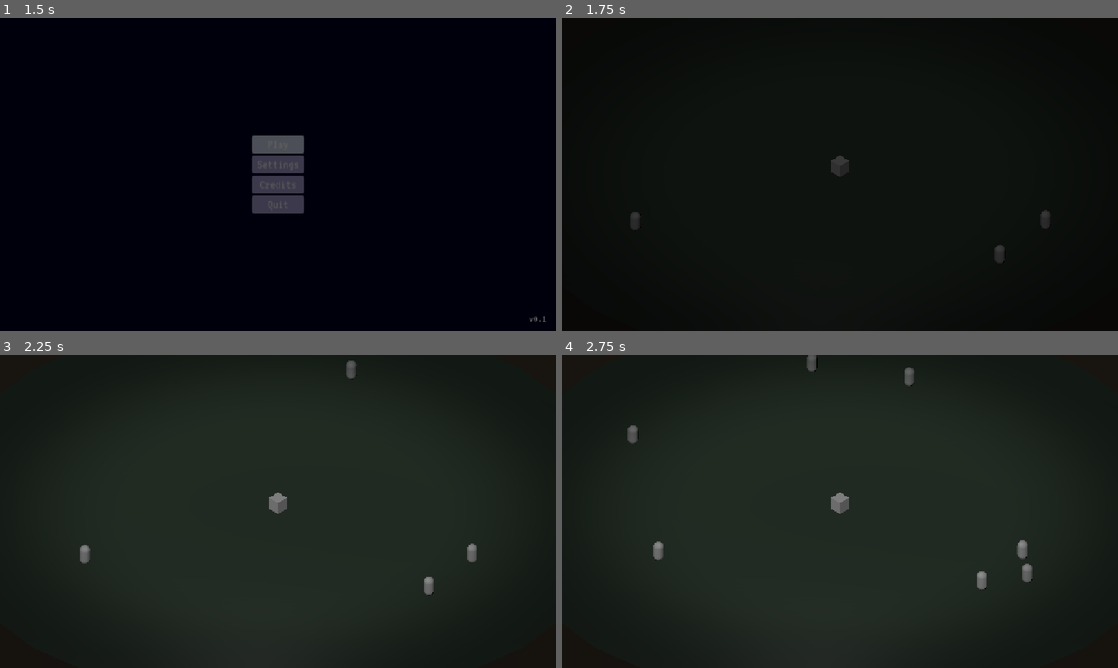
Above: before the commit, frames 1-4 (two rows, left to right).
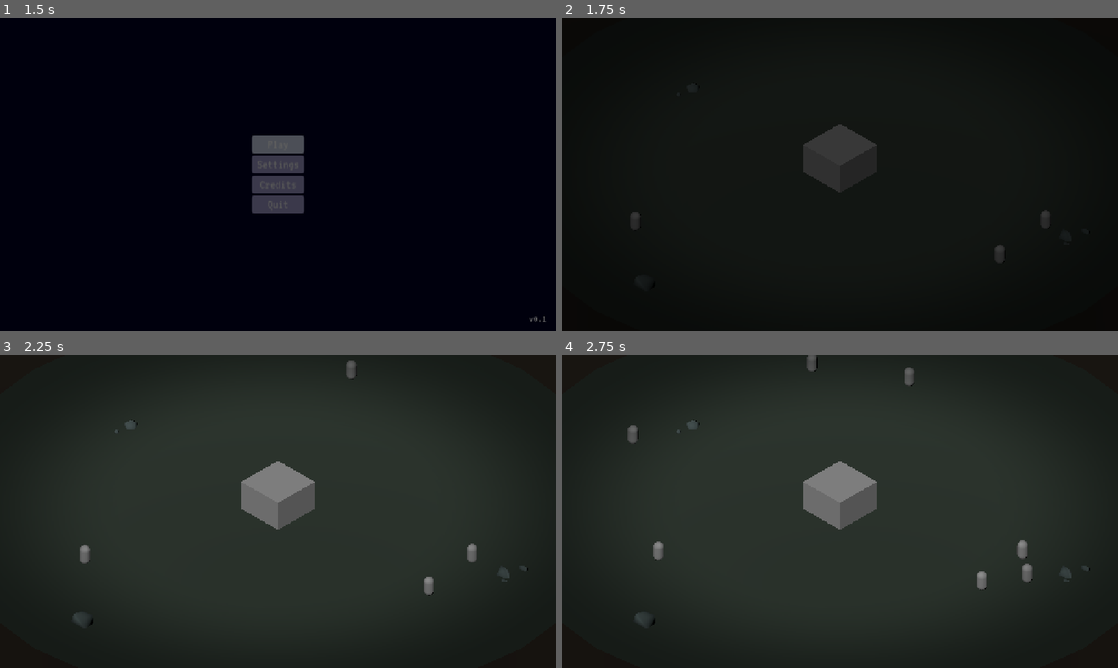
Above: after the commit, the same moments.

Repository: JeremyMarkWilcox/Tower-Defense
Game: Godot game, scene res://core/ui/boot.tscn
The game is run twice, just before and just after one commit, with the same random seed, the same clock (stepped at 60 frames per second) and the same inputs. Sound files missing from this copy of the repository are replaced by a short silence.
Inputs (mouse positions are in pixels of both pictures, inside the frame that each line leads up to):
- Up to frame 1 (1.5 s): click "Play" at 0.5 s; click "Play" at 1.25 s
- Up to frame 2 (1.75 s): no input
- Up to frame 3 (2.25 s): tap Enter at 2 s; move the mouse to (400, 495) at 2.02 s; hold Right (ui_right) from 2.03 s (still down); hold N (call_next_wave) from 2.03 s (still down); click (400, 495) at 2.17 s
- Up to frame 4 (2.75 s): keep holding Right (ui_right); keep holding N (call_next_wave)

Frame 1 is identical in both runs. In frame 2, 1.4% of the frame differs, in the area x 43-57%, y 34-56%; in frame 3, 2.1%, in the area x 13-95%, y 20-87%; in frame 4, 2.1%.

Commit message:
added rocks

Diff:
--- a/game/game.tscn
+++ b/game/game.tscn
@@ -6,6 +6,7 @@
 [ext_resource type="PackedScene" uid="uid://clc41ipfan7bu" path="res://core/ui/pause_menu.tscn" id="2_m71xk"]
 [ext_resource type="Script" uid="uid://cwa8b8tgq2p2w" path="res://game/managers/wave_manager.gd" id="2_u5opy"]
 [ext_resource type="Script" uid="uid://bvroyv8j4sgmi" path="res://game/data/wave_definition.gd" id="3_3vho3"]
+[ext_resource type="PackedScene" uid="uid://djqs531cdvw7h" path="res://assets/3dArt/rock.glb" id="3_ee6o4"]
 [ext_resource type="Shader" uid="uid://bpukmr24jllgu" path="res://assets/shaders/edge_shadow.gdshader" id="3_hb504"]
 [ext_resource type="PackedScene" uid="uid://dr52lc4bvyyj7" path="res://core/ui/settings_menu.tscn" id="3_m71xk"]
 [ext_resource type="Resource" uid="uid://uaiismft5nub" path="res://game/data/waves/wave_01.tres" id="4_qf6n1"]
@@ -53,10 +54,28 @@
 surface_material_override/0 = SubResource("StandardMaterial3D_otjlk")
 
 [node name="Stronghold" parent="World" unique_id=1932149259 instance=ExtResource("1_qf6n1")]
-transform = Transform3D(1, 0, 0, 0, 1, 0, 0, 0, 1, 0, 0.9108037, 0)
+transform = Transform3D(4, 0, 0, 0, 4, 0, 0, 0, 4, 0, 0.9108037, 0)
 max_health = 3
 
 [node name="Enemies" type="Node3D" parent="World" unique_id=1363674715]
+
+[node name="rock_01" parent="World" unique_id=885553891 instance=ExtResource("3_ee6o4")]
+transform = Transform3D(1, 0, 0, 0, 1, 0, 0, 0, 1, 0, -0.021085978, 21.246647)
+
+[node name="rock_02" parent="World" unique_id=1986284191 instance=ExtResource("3_ee6o4")]
+transform = Transform3D(0.3141581, 0.9493706, 0, -0.9493706, 0.3141581, 0, 0, 0, 0.6221444, 17.778894, 0.06291363, -6.017362)
+
+[node name="rock_03" parent="World" unique_id=20079178 instance=ExtResource("3_ee6o4")]
+transform = Transform3D(0.5, 0, 0, 0, 0.5, 0, 0, 0, 0.311, 18.952042, 0.045034945, -7.5763636)
+
+[node name="rock_04" parent="World" unique_id=563846773 instance=ExtResource("3_ee6o4")]
+transform = Transform3D(0.5, 0, 0, 0, 0.4385731, -0.14934951, 0, 0.24011175, 0.27279246, 18.952042, -0.09554911, -5.61253)
+
+[node name="rock_05" parent="World" unique_id=1502653079 instance=ExtResource("3_ee6o4")]
+transform = Transform3D(0.32751223, 0.36119568, -0.4298527, -0.48152298, 0.43661836, 0, 0.2887409, 0.31843686, 0.48757216, -16.005077, 0.122728825, -0.03004837)
+
+[node name="rock_06" parent="World" unique_id=2140864810 instance=ExtResource("3_ee6o4")]
+transform = Transform3D(0.1093387, 0.120583795, -0.14350466, -0.16075459, 0.14576335, 3.6852774e-09, 0.09639504, 0.10630892, 0.16277409, -16.005077, 0.3977698, 1.4842558)
 
 [node name="Atmosphere" type="CanvasLayer" parent="." unique_id=67527882]
 layer = 0
Binary file changed: assets/3dArt/ground.glb
Binary file added: assets/3dArt/rock.glb
Not shown, added: assets/3dArt/rock.glb.import
